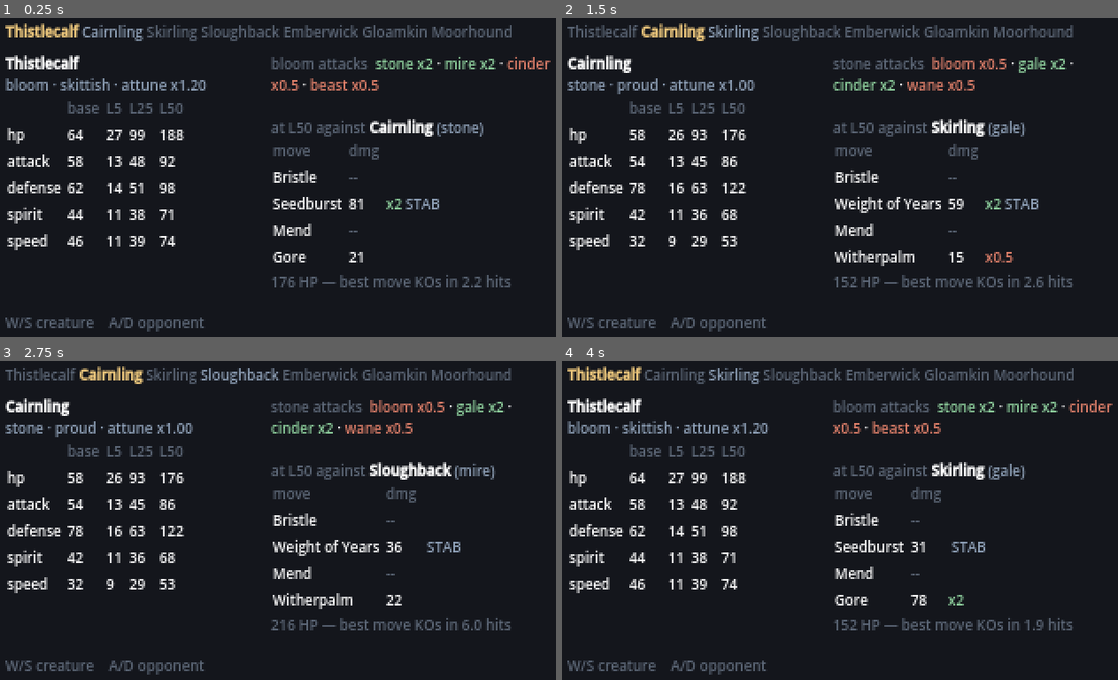
Above: before the commit, frames 1-4 (two rows, left to right).
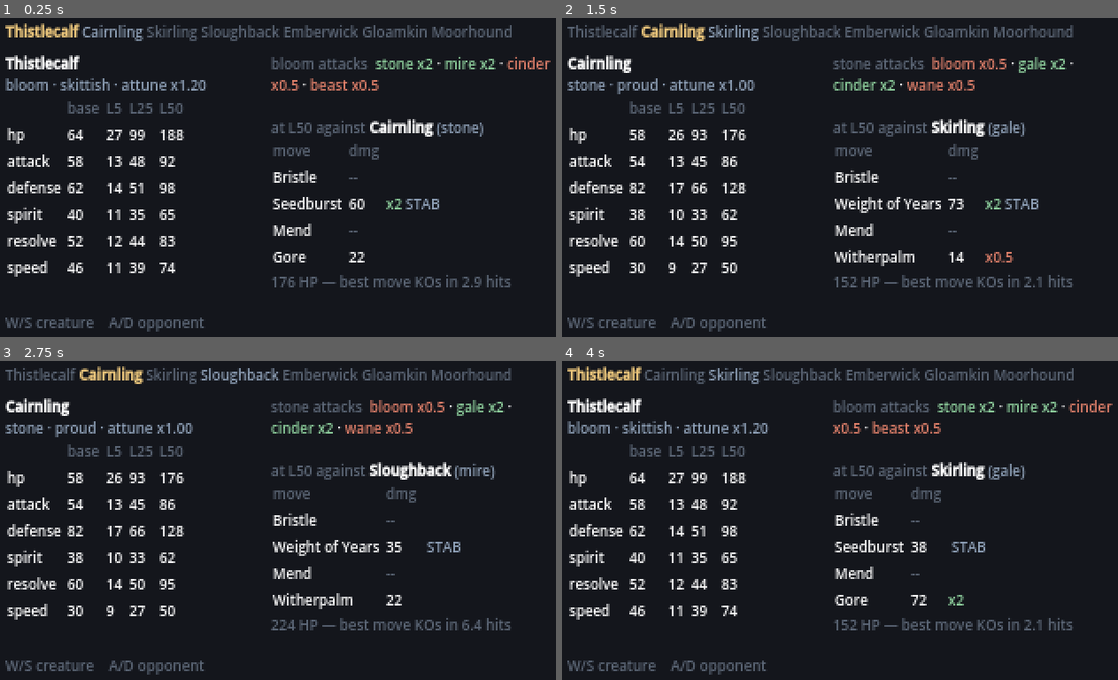
Above: after the commit, the same moments.

Repository: ducetruce/game
Game: Godot game, scene res://scenes/debug/codex.tscn
The game is run twice, just before and just after one commit, with the same random seed, the same clock (stepped at 60 frames per second) and the same inputs. This scene is started directly instead of the project's main scene.
Inputs:
- Up to frame 1 (0.25 s): no input
- Up to frame 2 (1.5 s): tap Enter at 0.5 s; hold D (move_right) 0.53-1.28 s; tap Z (interact) at 0.6 s; tap Space at 1.25 s; hold S (move_down) from 1.28 s (still down); tap Shift (run) at 1.35 s
- Up to frame 3 (2.75 s): tap Enter at 2 s; release S (move_down) at 2.03 s; hold D (move_right) from 2.03 s (still down); tap Z (interact) at 2.1 s
- Up to frame 4 (4 s): tap Space at 2.75 s; release D (move_right) at 2.78 s; hold W (move_up) 2.78-3.53 s; tap Shift (run) at 2.85 s; tap Enter at 3.5 s; hold A (move_left) from 3.53 s (still down); tap Z (interact) at 3.6 s

The runs differ from the first frame. In frame 1, 1.1% of the frame differs, in the area x 1-87%, y 56-85%; in frame 2, 1.2%, in the area x 1-87%, y 51-85%; in frame 3, 1.2%; in frame 4, 1.1%.

Commit message:
Split Spirit into spirit/resolve, and dampen the damage ratio
Reverses the five-stat decision from the previous commit. A single Spirit
stat serving as both non-physical attack and non-physical defence made the
best spirit attacker automatically the best spirit wall, collapsing a
creature's whole non-physical identity onto one axis. That narrows team
building rather than widening it, and hides weaknesses instead of exposing
them.

Six stats now: hp, attack, defense, spirit, resolve, speed. Physical moves
are attack vs defense, spirit moves are spirit vs resolve. Stat spreads were
rebuilt rather than mechanically split, so each creature gets a real resolve
identity: Moorhound is a physical threat with a glass jaw (spirit 34,
resolve 38), Gloamkin a spirit wall that cannot hit back (resolve 66,
defense 42), Sloughback physically immense and mentally open (defense 60,
resolve 44). Under the old model all three read as "low spirit" and played
the same. Base totals moved to 320-328, still tight enough that no creature
is strictly better than another.

Splitting the stat exposed a separate problem in the damage formula. Sweeping
all 78 same-type matchups at the cap found a one-shot: Moorhound's Gore
against Skirling, where a x2 type match and STAB compounded on top of an
already lopsided attack-to-defence ratio. That is not just unfun -- a Feral
creature is only attunable at low HP, so a creature that dies in one hit can
never be captured at all.

Fixed by raising the attack/defence ratio to the power 0.75 before applying
power and multipliers. Doubling your attack against a given defence now
multiplies damage by 1.68 rather than 2. Stat advantages still matter, they
just stop compounding into a single decisive number. This removes every
one-shot at every level while leaving the medians untouched: neutral KOs in
4.8 turns, super effective 2.5, resisted 9.8.

A side effect worth keeping: which creature you lead with now changes how
long a capture attempt survives. Stilling at a wild Thistlecalf lasts ten
turns behind Moorhound but three behind Cairnling, because bloom beats stone.
Lead choice matters for taming, not only for winning.

Co-Authored-By: Claude Opus 5 <noreply@anthropic.com>
Claude-Session: https://claude.ai/code/session_01KqDWnzjoFFAM1KXhCF3S2g

Diff:
--- a/data/creatures.json
+++ b/data/creatures.json
@@ -1,115 +1,283 @@
 {
-  "_comment": "Species definitions. Stats are base values; actual stats are d …(223 unchanged characters)…
+  "_comment": "Species definitions. Six base stats: physical moves use attack vs defense, spirit moves use spirit vs resolve. Stats are base values; actual stats are d …(223 unchanged characters)…
   "creatures": [
     {
       "id": "thistlecalf",
       "name": "Thistlecalf",
-      "types": ["bloom"],
+      "types": [
+        "bloom"
+      ],
       "temperament": "skittish",
       "attunement_rate": 1.2,
-      "base_stats": { "hp": 64, "attack": 58, "defense": 62, "spirit": 44, "speed": 46 },
-      "learnset": [
-        { "level": 1, "move": "thorn_lash" },
-        { "level": 1, "move": "bristle" },
-        { "level": 7, "move": "seedburst" },
-        { "level": 14, "move": "mend" },
-        { "level": 22, "move": "gore" }
+      "base_stats": {
+        "hp": 64,
+        "attack": 58,
+        "defense": 62,
+        "spirit": 40,
+        "resolve": 52,
+        "speed": 46
+      },
+      "learnset": [
+        {
+          "level": 1,
+          "move": "thorn_lash"
+        },
+        {
+          "level": 1,
+          "move": "bristle"
+        },
+        {
+          "level": 7,
+          "move": "seedburst"
+        },
+        {
+          "level": 14,
+          "move": "mend"
+        },
+        {
+          "level": 22,
+          "move": "gore"
+        }
       ],
       "description": "A yearling grazer, matted to the shoulder in burr-thistle it has stopped trying to shed. Bolts at a raised hand."
     },
     {
       "id": "cairnling",
       "name": "Cairnling",
-      "types": ["stone"],
+      "types": [
+        "stone"
+      ],
       "temperament": "proud",
       "attunement_rate": 1.0,
-      "base_stats": { "hp": 58, "attack": 54, "defense": 78, "spirit": 42, "speed": 32 },
-      "learnset": [
-        { "level": 1, "move": "shale_strike" },
-        { "level": 1, "move": "bristle" },
-        { "level": 9, "move": "weight_of_years" },
-        { "level": 17, "move": "mend" },
-        { "level": 26, "move": "witherpalm" }
+      "base_stats": {
+        "hp": 58,
+        "attack": 54,
+        "defense": 82,
+        "spirit": 38,
+        "resolve": 60,
+        "speed": 30
+      },
+      "learnset": [
+        {
+          "level": 1,
+          "move": "shale_strike"
+        },
+        {
+          "level": 1,
+          "move": "bristle"
+        },
+        {
+          "level": 9,
+          "move": "weight_of_years"
+        },
+        {
+          "level": 17,
+          "move": "mend"
+        },
+        {
+          "level": 26,
+          "move": "witherpalm"
+        }
       ],
       "description": "Seven stones stacked by nobody, in an order it will restore if you knock them down. It waits for you to finish."
     },
     {
       "id": "skirling",
       "name": "Skirling",
-      "types": ["gale"],
+      "types": [
+        "gale"
+      ],
       "temperament": "feral",
       "attunement_rate": 0.9,
-      "base_stats": { "hp": 46, "attack": 52, "defense": 40, "spirit": 58, "speed": 82 },
-      "learnset": [
-        { "level": 1, "move": "updraft" },
-        { "level": 1, "move": "quicken" },
-        { "level": 6, "move": "keening" },
-        { "level": 16, "move": "long_dusk" },
-        { "level": 25, "move": "gore" }
+      "base_stats": {
+        "hp": 46,
+        "attack": 52,
+        "defense": 40,
+        "spirit": 60,
+        "resolve": 42,
+        "speed": 84
+      },
+      "learnset": [
+        {
+          "level": 1,
+          "move": "updraft"
+        },
+        {
+          "level": 1,
+          "move": "quicken"
+        },
+        {
+          "level": 6,
+          "move": "keening"
+        },
+        {
+          "level": 16,
+          "move": "long_dusk"
+        },
+        {
+          "level": 25,
+          "move": "gore"
+        }
       ],
       "description": "Audible well before it is visible. Hunts the high air over the moor and comes down only to argue."
     },
     {
       "id": "sloughback",
       "name": "Sloughback",
-      "types": ["mire"],
+      "types": [
+        "mire"
+      ],
       "temperament": "feral",
       "attunement_rate": 1.0,
-      "base_stats": { "hp": 78, "attack": 62, "defense": 58, "spirit": 46, "speed": 30 },
-      "learnset": [
-        { "level": 1, "move": "silt_drag" },
-        { "level": 1, "move": "bristle" },
-        { "level": 8, "move": "miasma" },
-        { "level": 16, "move": "gore" },
-        { "level": 27, "move": "weight_of_years" }
+      "base_stats": {
+        "hp": 82,
+        "attack": 64,
+        "defense": 60,
+        "spirit": 40,
+        "resolve": 44,
+        "speed": 30
+      },
+      "learnset": [
+        {
+          "level": 1,
+          "move": "silt_drag"
+        },
+        {
+          "level": 1,
+          "move": "bristle"
+        },
+        {
+          "level": 8,
+          "move": "miasma"
+        },
+        {
+          "level": 16,
+          "move": "gore"
+        },
+        {
+          "level": 27,
+          "move": "weight_of_years"
+        }
       ],
       "description": "Carries a hand's depth of the fen on its back, complete with its own small weather. Moves once a minute and regrets it."
     },
     {
       "id": "emberwick",
       "name": "Emberwick",
-      "types": ["cinder"],
+      "types": [
+        "cinder"
+      ],
       "temperament": "proud",
       "attunement_rate": 0.8,
-      "base_stats": { "hp": 48, "attack": 40, "defense": 44, "spirit": 76, "speed": 64 },
-      "learnset": [
-        { "level": 1, "move": "ember_bite" },
-        { "level": 1, "move": "quicken" },
-        { "level": 7, "move": "kindle" },
-        { "level": 15, "move": "keening" },
-        { "level": 24, "move": "long_dusk" }
+      "base_stats": {
+        "hp": 48,
+        "attack": 38,
+        "defense": 42,
+        "spirit": 80,
+        "resolve": 56,
+        "speed": 62
+      },
+      "learnset": [
+        {
+          "level": 1,
+          "move": "ember_bite"
+        },
+        {
+          "level": 1,
+          "move": "quicken"
+        },
+        {
+          "level": 7,
+          "move": "kindle"
+        },
+        {
+          "level": 15,
+          "move": "keening"
+        },
+        {
+          "level": 24,
+          "move": "long_dusk"
+        }
       ],
       "description": "Burns from a wick that runs its whole length. It is aware of how much of itself is left and does not discuss it."
     },
     {
       "id": "gloamkin",
       "name": "Gloamkin",
-      "types": ["wane"],
+      "types": [
+        "wane"
+      ],
       "temperament": "skittish",
       "attunement_rate": 0.7,
-      "base_stats": { "hp": 52, "attack": 44, "defense": 48, "spirit": 72, "speed": 58 },
-      "learnset": [
-        { "level": 1, "move": "witherpalm" },
-        { "level": 1, "move": "mend" },
-        { "level": 8, "move": "long_dusk" },
-        { "level": 17, "move": "miasma" },
-        { "level": 26, "move": "keening" }
+      "base_stats": {
+        "hp": 50,
+        "attack": 38,
+        "defense": 42,
+        "spirit": 74,
+        "resolve": 66,
+        "speed": 56
+      },
+      "learnset": [
+        {
+          "level": 1,
+          "move": "witherpalm"
+        },
+        {
+          "level": 1,
+          "move": "mend"
+        },
+        {
+          "level": 8,
+          "move": "long_dusk"
+        },
+        {
+          "level": 17,
+          "move": "miasma"
+        },
+        {
+          "level": 26,
+          "move": "keening"
+        }
       ],
       "description": "Easier to see from the side than head-on. Keeps to the hour between the sun going and the dark arriving, and is thinner outside it."
     },
     {
       "id": "moorhound",
       "name": "Moorhound",
-      "types": ["beast"],
+      "types": [
+        "beast"
+      ],
       "temperament": "proud",
       "attunement_rate": 0.85,
-      "base_stats": { "hp": 60, "attack": 76, "defense": 52, "spirit": 38, "speed": 62 },
-      "learnset": [
-        { "level": 1, "move": "gore" },
-        { "level": 1, "move": "howl" },
-        { "level": 6, "move": "thorn_lash" },
-        { "level": 14, "move": "silt_drag" },
-        { "level": 23, "move": "quicken" }
+      "base_stats": {
+        "hp": 62,
+        "attack": 78,
+        "defense": 54,
+        "spirit": 34,
+        "resolve": 38,
+        "speed": 62
+      },
+      "learnset": [
+        {
+          "level": 1,
+          "move": "gore"
+        },
+        {
+          "level": 1,
+          "move": "howl"
+        },
+        {
+          "level": 6,
+          "move": "thorn_lash"
+        },
+        {
+          "level": 14,
+          "move": "silt_drag"
+        },
+        {
+          "level": 23,
+          "move": "quicken"
+        }
       ],
       "description": "Runs the ridgeline in a straight line for hours. Will not be driven off, and will not be first to look away."
     }
--- a/src/battle/damage.gd
+++ b/src/battle/damage.gd
@@ -13,6 +13,15 @@
 ## the creature and act on it.
 const DAMAGE_DIVISOR := 50.0
 const LEVEL_DIVISOR := 5.0
+
+## The attacker's stat is divided by the defender's, then raised to this power.
+## Below 1.0 it dampens the ratio: doubling your attack stat against a given
+## defence multiplies damage by 2^0.75 = 1.68, not 2. Stat advantages still
+## matter, they just stop compounding with STAB and a x2 type match into a
+## one-shot. Without it, the hardest hitter in the roster one-shots the
+## frailest -- which would make a Feral creature (attunable only at low HP)
+## impossible to capture at all.
+const RATIO_EXPONENT := 0.75
 const STAB_MULTIPLIER := 1.5
 const VARIANCE_MIN := 0.85
 const VARIANCE_MAX := 1.0
@@ -50,7 +59,8 @@
 	result["defense_stat"] = defence
 
 	var level_factor := 2.0 * float(attacker.level) / LEVEL_DIVISOR + 2.0
-	var base := level_factor * float(move.power) * float(attack) / float(defence)
+	var ratio := pow(float(attack) / float(defence), RATIO_EXPONENT)
+	var base := level_factor * float(move.power) * ratio
 	base = base / DAMAGE_DIVISOR + 2.0
 
 	var type_multiplier := Content.type_chart.multiplier(move.type, defender.types())
--- a/src/data/move_data.gd
+++ b/src/data/move_data.gd
@@ -54,11 +54,10 @@
 
 
 ## Which of the attacker's stats this move hits with, and which of the
-## defender's stats resists it. Spirit is both the offensive and the defensive
-## stat for non-physical moves -- see docs/DESIGN.md § 9.
+## defender's stats resists it.
 func attack_stat() -> String:
 	return "attack" if category == CATEGORY_PHYSICAL else "spirit"
 
 
 func defense_stat() -> String:
-	return "defense" if category == CATEGORY_PHYSICAL else "spirit"
+	return "defense" if category == CATEGORY_PHYSICAL else "resolve"
--- a/src/data/species_data.gd
+++ b/src/data/species_data.gd
@@ -8,9 +8,11 @@
 
 const MAX_LEVEL := 50
 
-## Five stats, not six: `spirit` serves as both the non-physical attack and the
-## non-physical defence. See docs/DESIGN.md § 9 for why, and what it costs.
-const STATS := ["hp", "attack", "defense", "spirit", "speed"]
+## Physical moves use attack vs defense; spirit moves use spirit vs resolve.
+## Keeping offence and defence separate on both sides is what lets a creature be
+## a spirit attacker with a glass jaw, or a wall that cannot hit back.
+## See docs/DESIGN.md § 9.
+const STATS := ["hp", "attack", "defense", "spirit", "resolve", "speed"]
 
 ## Linear growth from level 1 to MAX_LEVEL. The flat terms keep level 1 from
 ## being degenerate; the scales set how much of a stat is earned by levelling
Not shown, changed: docs/DESIGN.md
Not shown, changed: tools/validate_data.py
